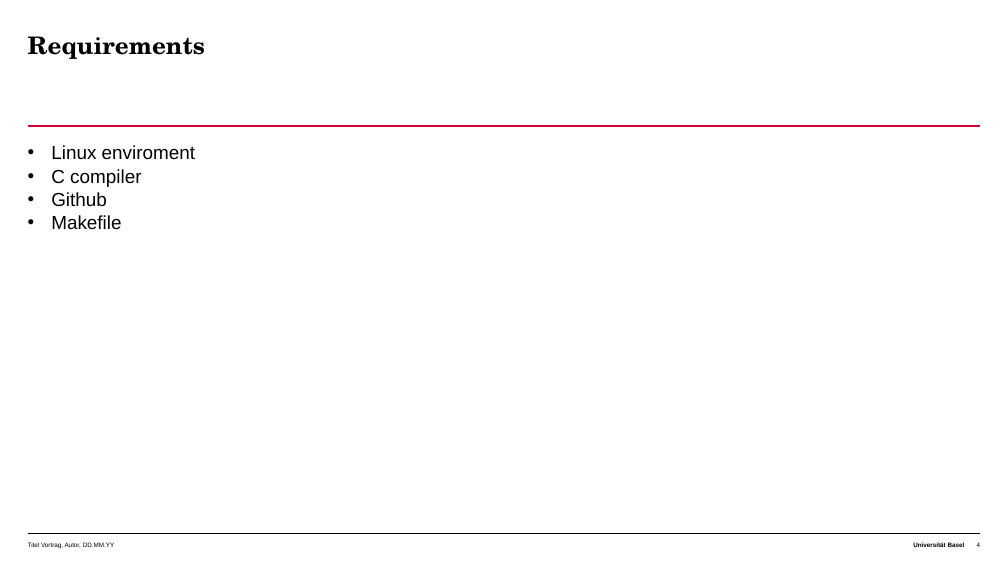
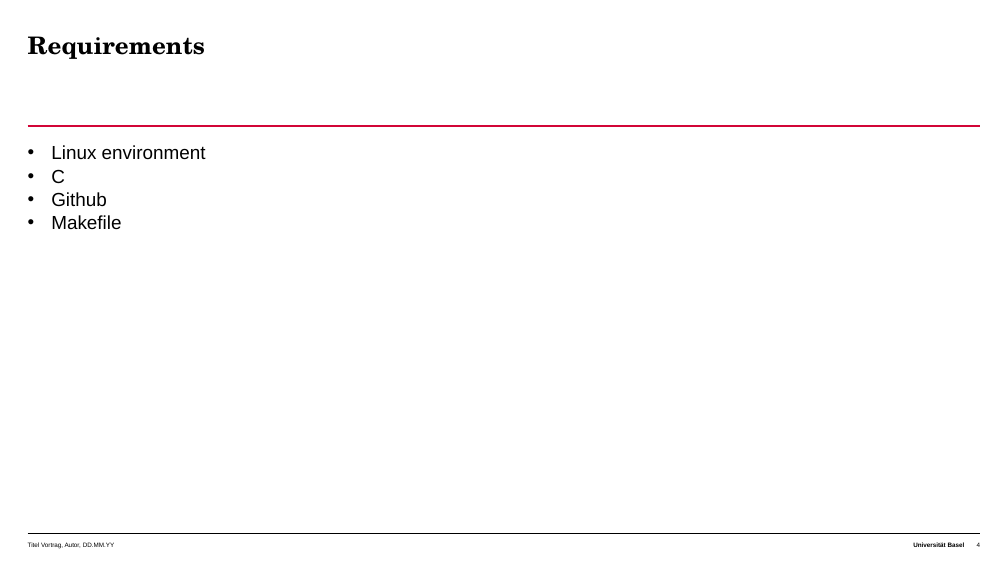
Before and after one commit to ugurtu/OS---Project, a slide deck: slide 4 of docs/Project_Presenation_1.pptx. Drawn at 1008x567 pixels with LibreOffice and Linux fonts; fonts in the diff are those of the drawing. Boxes give left, top, right and bottom in pixels: in the first picture for what was removed or moved away, otherwise in the second. Text is boxed around its words. In the diff, an @@ line names an element or a change of style, - is before the commit and + after.

```diff
--- a/docs/Project_Presenation_1.pptx
+++ b/docs/Project_Presenation_1.pptx
@@ text at (51, 145, 206, 183): text changed @@
-• Linux enviroment
-• C compiler
+• Linux environment
+• C
```
Also in this commit, not shown: 2 other slides changed, 1 other file.
